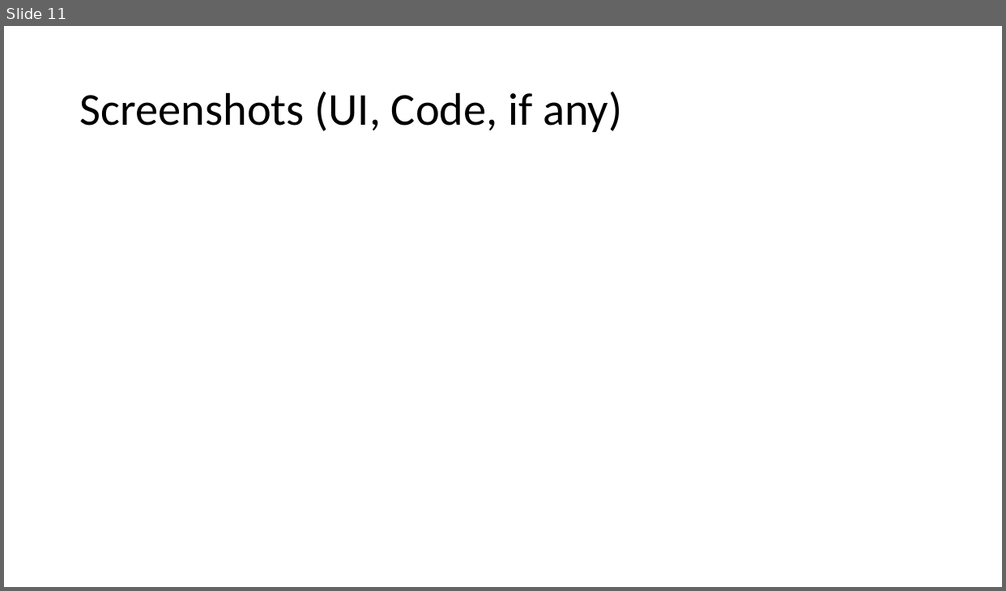
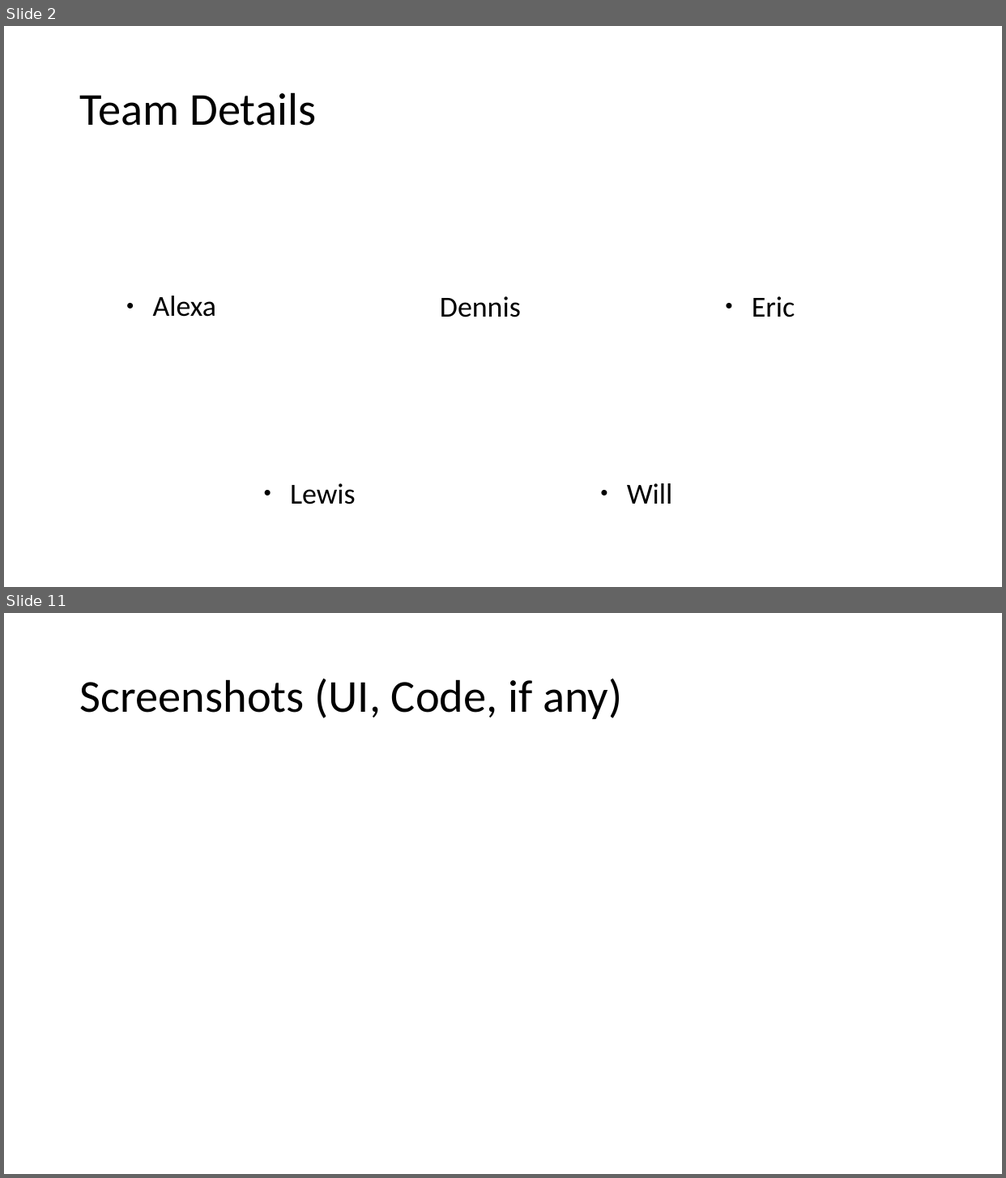
Before and after one commit to Sanmeet-EWU/github-teams-project-bid-uwultimate-stardust-crusaders, a slide deck: Alexa/CSCD350 Presentation format.pptx. Shown one above the other, each under a label of ours: slide 11 before the commit, slides 2 and 11 after it; the slides between them are not shown. The pictures are 1006x591 and 1006x1178 pixels, drawn with LibreOffice and Linux fonts; fonts in the diff are those of the drawing. Boxes give left, top, right and bottom in pixels: in the first picture for what was removed or moved away, otherwise in the second. Text is boxed around its words. In the diff, an @@ line names an element or a change of style, - is before the commit and + after.

```diff
--- a/Alexa/CSCD350 Presentation format.pptx
+++ b/Alexa/CSCD350 Presentation format.pptx
@@ slide 2 added at (x1=4, y1=26, x2=1002, y2=587), background #FFFFFF @@
@@ title added at (x1=80, y1=92, x2=316, y2=126), 44 pt, text #000000 @@
+Team Details
@@ text added at (x1=153, y1=296, x2=216, y2=317), 28 pt, text #000000 @@
+● Alexa
@@ text added at (x1=440, y1=297, x2=521, y2=318), 28 pt, text #000000 @@
+Dennis
@@ text added at (x1=752, y1=297, x2=795, y2=318), 28 pt, text #000000 @@
+● Eric
@@ text added at (x1=290, y1=484, x2=356, y2=505), 28 pt, text #000000 @@
+● Lewis
@@ text added at (x1=627, y1=484, x2=673, y2=504), 28 pt, text #000000 @@
+● Will
```
Also in this commit, not shown: 7 slides changed, 1 slide removed, 2 other files.
